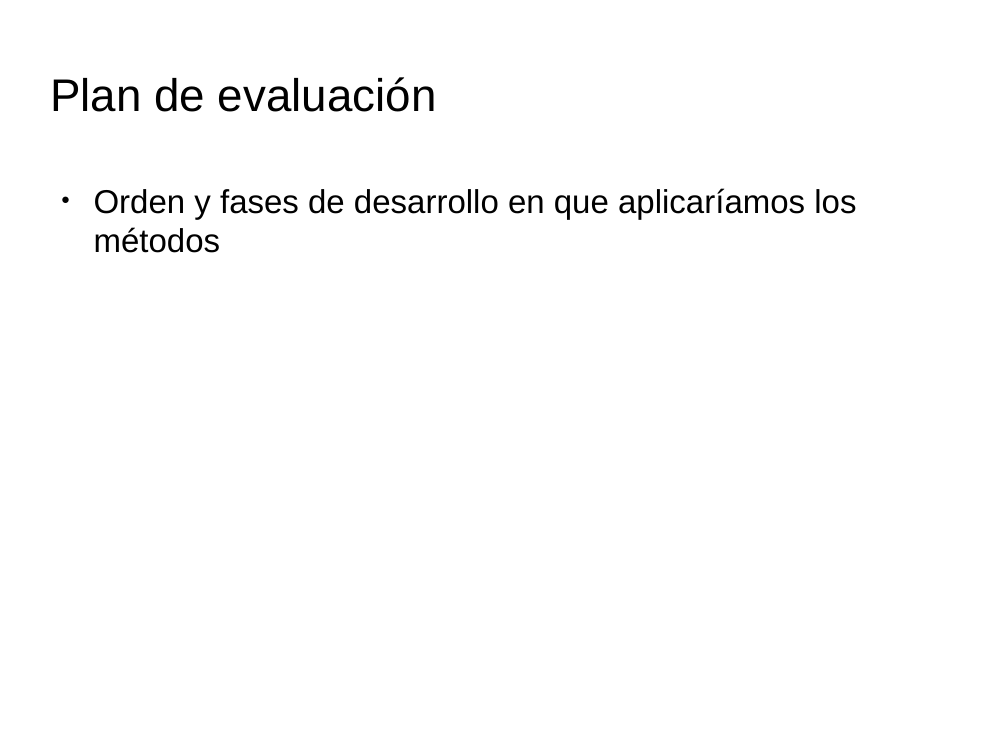
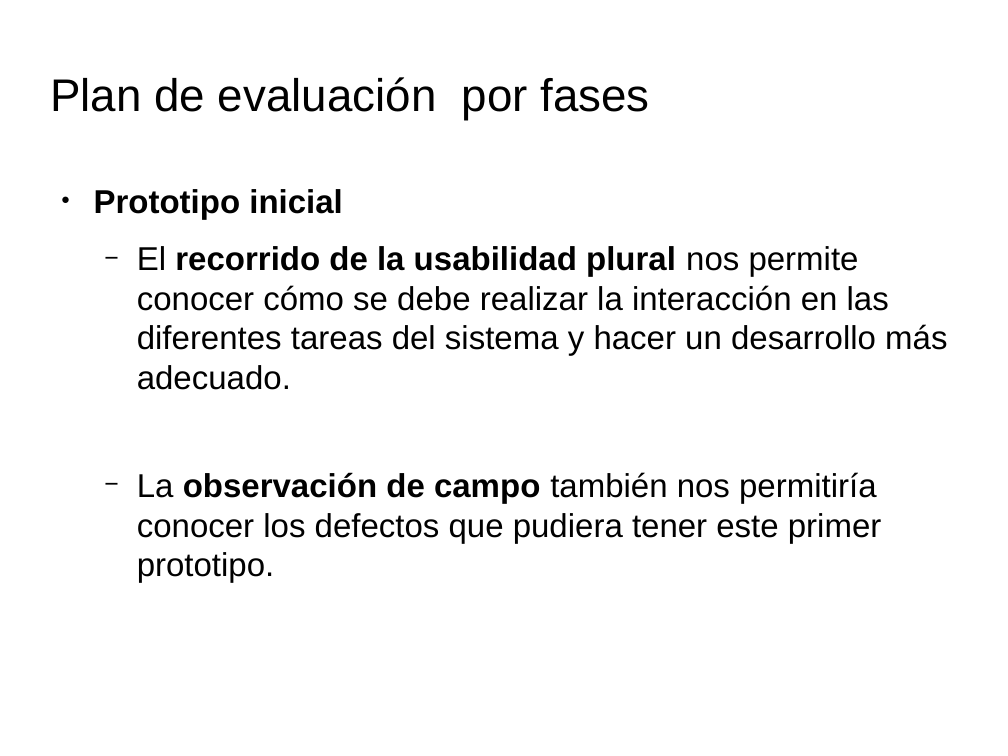
Before and after one commit to spolex/MakeStrong, a slide deck: slide 14 of IPC_doc/actividad7.3/plan_evaluación.odp (slide 5 before the commit). Drawn at 1008x756 pixels with LibreOffice and Linux fonts; fonts in the diff are those of the drawing; background and template pictures are left out. Boxes give left, top, right and bottom in pixels: in the first picture for what was removed or moved away, otherwise in the second. Text is boxed around its words. In the diff, an @@ line names an element or a change of style, - is before the commit and + after.

```diff
--- a/IPC_doc/actividad7.3/plan_evaluación.odp
+++ b/IPC_doc/actividad7.3/plan_evaluación.odp
@@ title at (50, 77, 650, 121): text changed @@
-Plan de evaluación
+Plan de evaluación por fases
@@ text at (94, 189, 947, 583): text changed @@
-● Orden y fases de desarrollo en que aplicaríamos los métodos
+● Prototipo inicial
+  − El recorrido de la usabilidad plural nos permite conocer cómo se debe realizar la interacción en las diferentes tareas del sistema y hacer un desarrollo más adecuado.
+  − La observación de campo también nos permitiría conocer los defectos que pudiera tener este primer prototipo.
```
Also in this commit, not shown: 1 other slide changed, 12 slides added, 1 other file.
